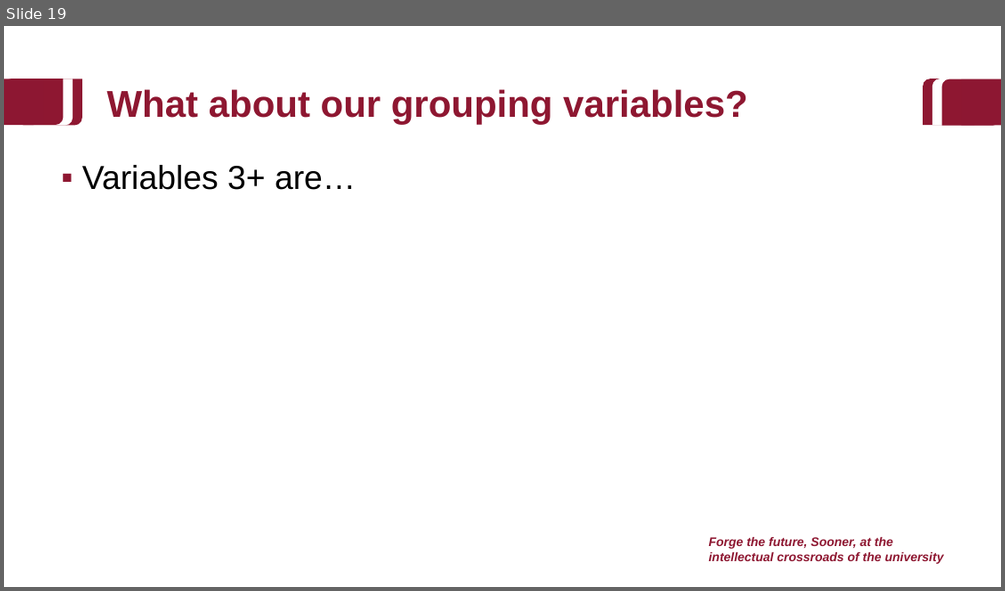
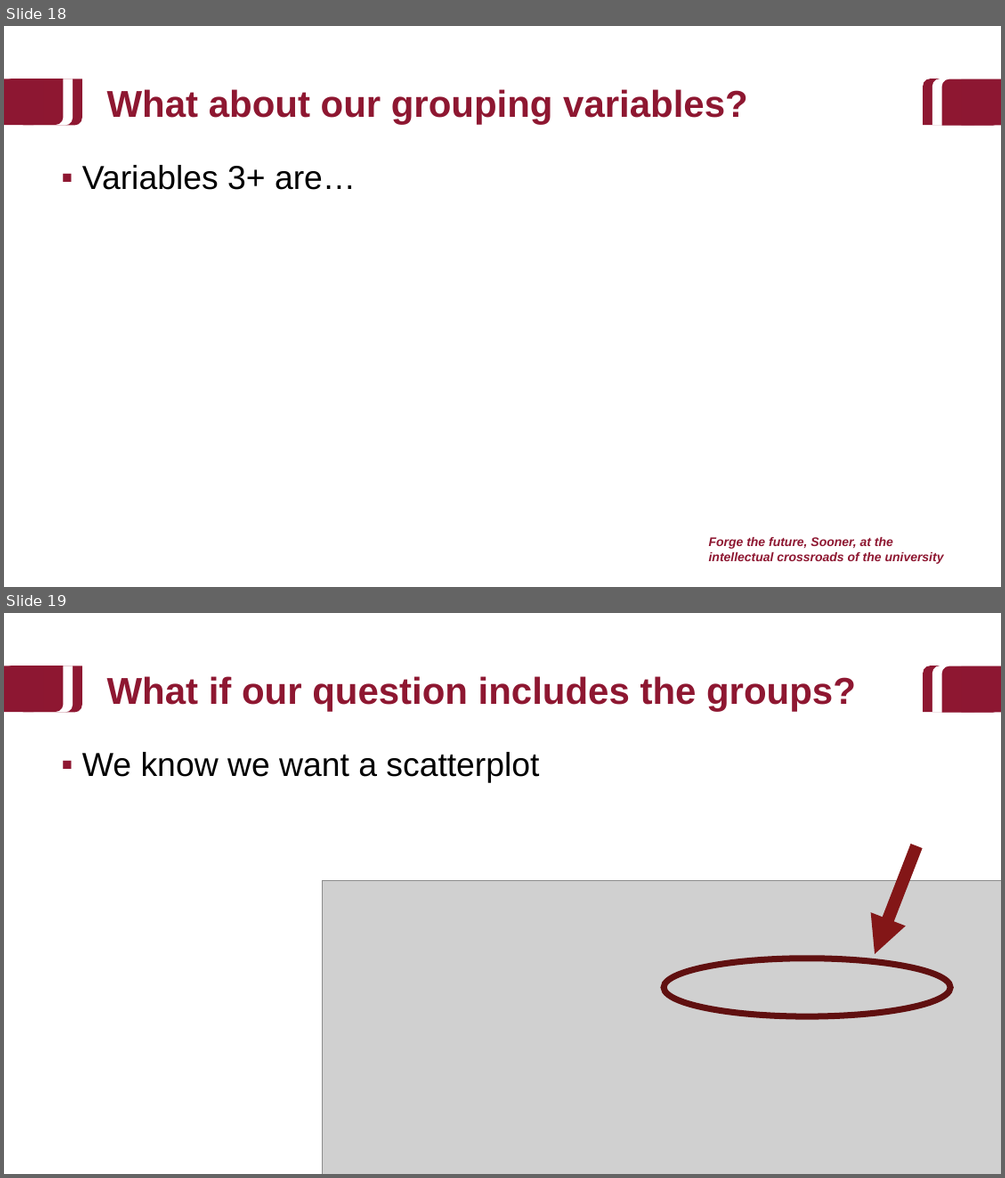
Before and after one commit to baeolophus/2025_data_viz_research, a slide deck: activities.pptx. Shown one above the other, each under a label of ours: slide 19 before the commit, slides 18 and 19 after it. The pictures are 1005x591 and 1005x1178 pixels, drawn with LibreOffice and Linux fonts; fonts in the diff are those of the drawing; grey boxes stand for pictures; background and template pictures are left out. Boxes give left, top, right and bottom in pixels: in the first picture for what was removed or moved away, otherwise in the second. Text is boxed around its words. In the diff, an @@ line names an element or a change of style, - is before the commit and + after.

```diff
--- a/activities.pptx
+++ b/activities.pptx
@@ slide 19 added at [4,613,1001,1174], background #FFFFFF; not listed: 8 template elements that a slide beside it also shows @@
@@ title added at [107,676,856,711], 36 pt, text #8E1731, bold @@
+What if our question includes the groups?
@@ text added at [82,752,539,783], 32 pt, text #000000 @@
+▪ We know we want a scatterplot
@@ arrow added from (916, 845) to (874, 954), #831617 12 pt @@
@@ picture added at [323,881,1001,1174] @@
@@ ellipse added at [663,958,950,1017], outline #611011 6 pt @@
@@ what was slide 19 is now slide 18 @@
```
Also in this commit, not shown: 16 slides changed, 4 other slides added, 2 slides removed.
